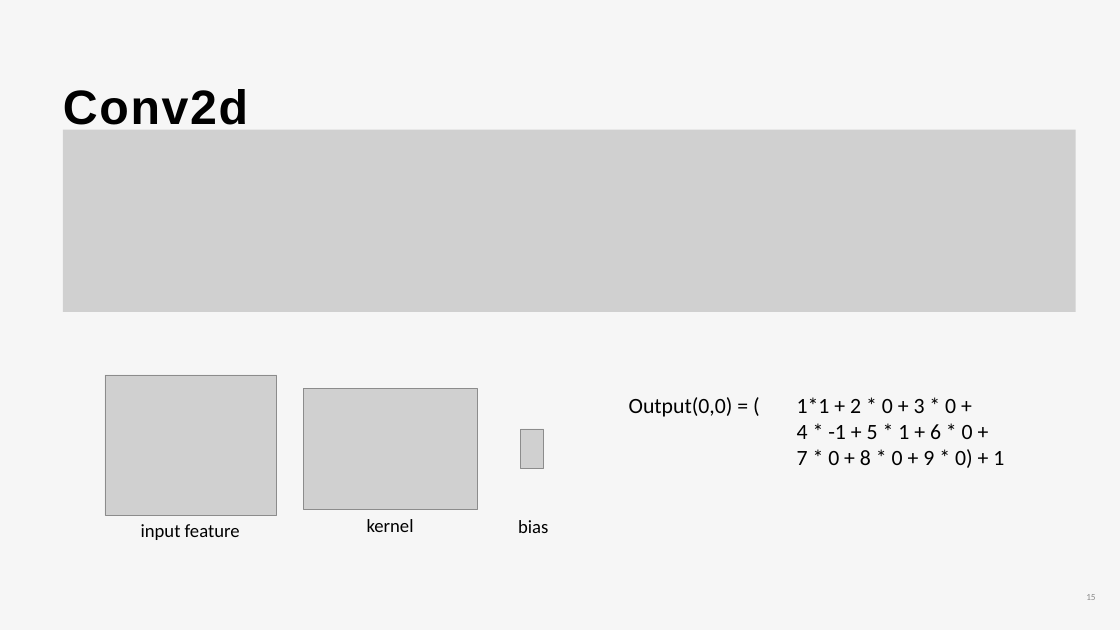
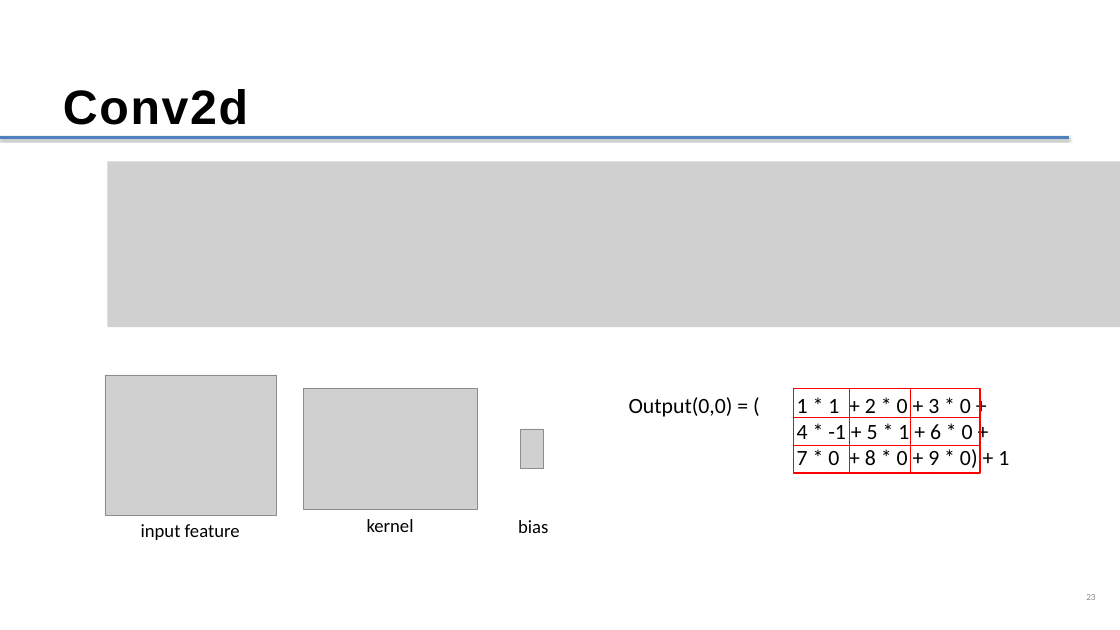
Before and after one commit to Kkumteulyi/2024-CapStone, a slide deck: slide 23 of 캡스톤_(정윤혁,차동근)_1208.pptx (slide 15 before the commit). Drawn at 1120x630 pixels with LibreOffice and Linux fonts; fonts in the diff are those of the drawing; grey boxes stand for pictures. Boxes give left, top, right and bottom in pixels: in the first picture for what was removed or moved away, otherwise in the second. Text is boxed around its words. In the diff, an @@ line names an element or a change of style, - is before the commit and + after.

```diff
--- a/캡스톤_(정윤혁,차동근)_1208.pptx
+++ b/캡스톤_(정윤혁,차동근)_1208.pptx
@@ background #F6F6F6 to #FFFFFF @@
@@ line added from (0, 138) to (1068, 138), #4F81BD 3 pt @@
@@ picture: place and size @@
-picture at (63,130,1075,312)
+picture at (108,161,1120,327)
@@ rectangle added at (794,389,980,473), outline #FF0000 2 pt @@
@@ line added from (850, 389) to (850, 473), #FF0000 0.75 pt @@
@@ line added from (910, 389) to (910, 473), #FF0000 0.75 pt @@
@@ text at (629,397,971,418): spaces changed @@
-Output(0,0) = ( 1*1 + 2 * 0 + 3 * 0 +
+Output(0,0) = ( 1 * 1 + 2 * 0 + 3 * 0 +
@@ line added from (794, 418) to (980, 418), #FF0000 0.75 pt @@
@@ line added from (794, 446) to (980, 446), #FF0000 0.75 pt @@
```
Also in this commit, not shown: 17 other slides changed, 20 slides added, 4 slides removed.
